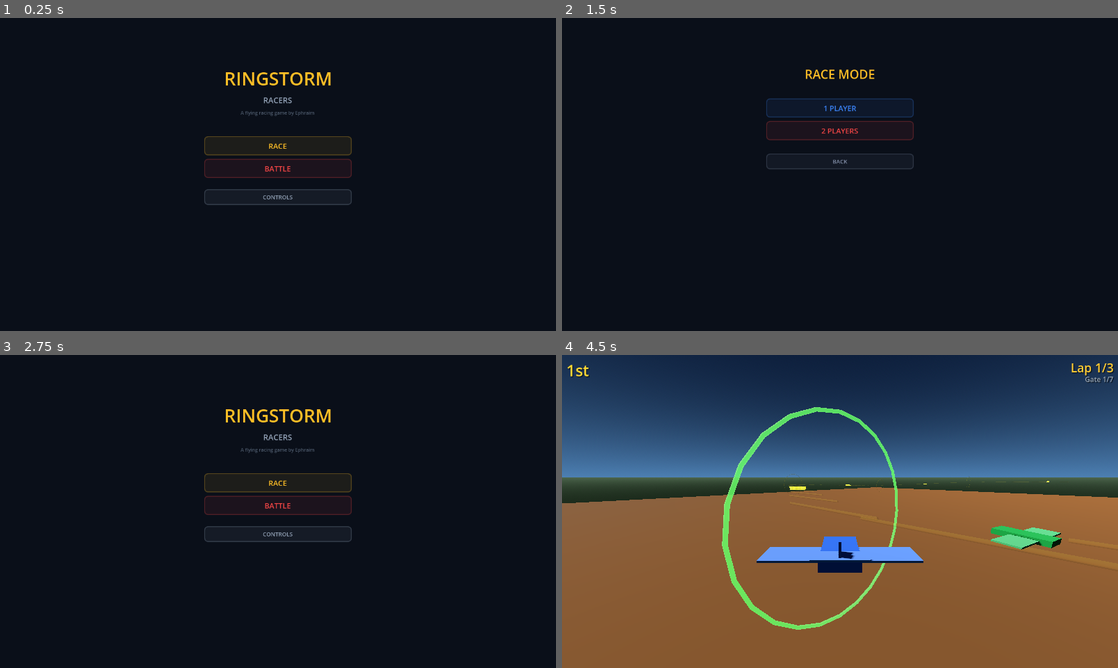
Above: before the commit, frames 1-4 (two rows, left to right).
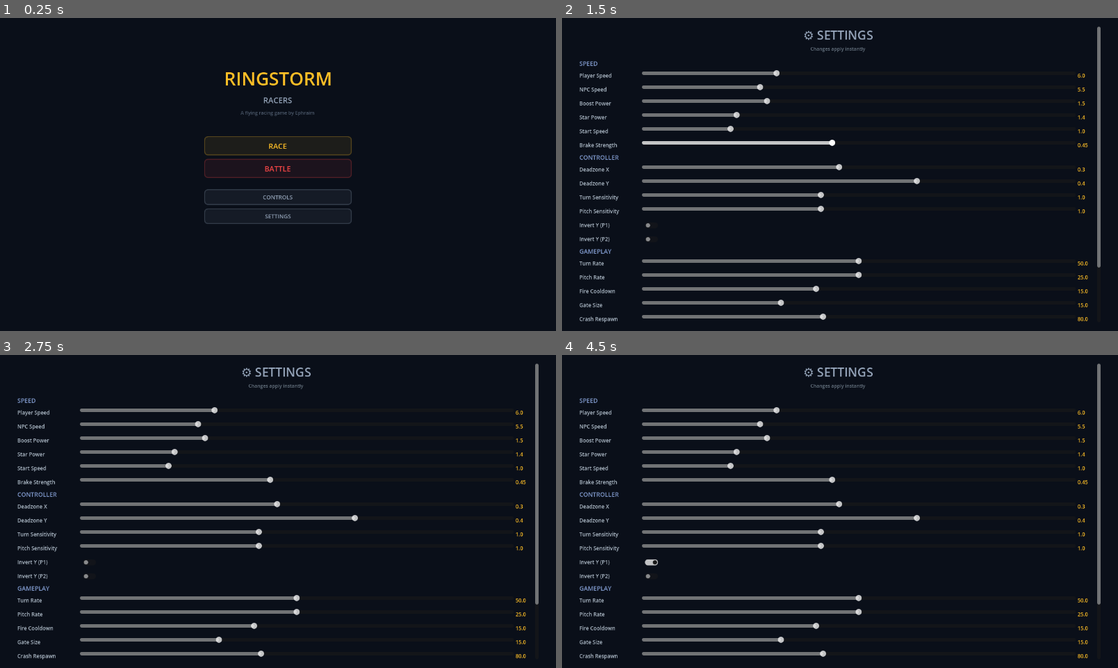
Above: after the commit, the same moments.

Repository: withdoron/ephraim-games
Game: Godot game, scene res://node_3d.tscn
The game is run twice, just before and just after one commit, with the same random seed, the same clock (stepped at 60 frames per second) and the same inputs.
Inputs (mouse positions are in pixels of both pictures, inside the frame that each line leads up to):
- Up to frame 1 (0.25 s): no input
- Up to frame 2 (1.5 s): click (840, 215) at 0.5 s, where only the run after the commit has a clickable "SETTINGS"; click (840, 146) at 1.25 s, where only the run before the commit has a clickable "RACE"
- Up to frame 3 (2.75 s): click (278, 498) at 2 s, where only the run before the commit has a clickable "BACK"
- Up to frame 4 (4.5 s): click (650, 561) at 2.77 s; click (840, 505) at 3.5 s, where only the run before the commit has a clickable "BATTLE"; click (840, 445) at 4.25 s, where only the run before the commit has a clickable "1 PLAYER"

The runs differ from the first frame. In frame 1, 0.2% of the frame differs, in the area x 36-64%, y 60-66%; in frame 2, 8.0%; in frame 3, 8.4%; in frame 4, 100%, in the area x 0-100%, y 0-100%.

Commit message:
RINGSTORM-GODOT: in-game settings with sliders for speed, controls, gameplay
Settings screen accessible from main menu (SETTINGS button). Shows
scrollable panel with labeled sliders organized in 4 sections:

SPEED: Player speed, NPC speed, boost/star multipliers, start speed,
brake strength. All affect gameplay immediately.

CONTROLLER: Deadzone X/Y, stick/pitch sensitivity, invert Y toggles
for P1 and P2. Helps tune controller feel per-player.

GAMEPLAY: Turn rate, pitch rate, fire cooldown, gate size, crash
respawn time. Core racing parameters.

AUDIO: Master volume slider controlling the audio bus.

Reset to Default button restores all values. Player and NPC scripts
now read max_speed from Settings every frame so changes apply
instantly mid-race. Race course reads gate_size from Settings.

Co-Authored-By: Claude Opus 4.6 (1M context) <noreply@anthropic.com>

Diff:
--- a/ringstorm/new-game-project/scripts/menu_ui.gd
+++ b/ringstorm/new-game-project/scripts/menu_ui.gd
@@ -51,6 +51,7 @@
 	_add_btn(vbox, "BATTLE", Color(0.94, 0.27, 0.27), func(): _show_player_select("battle"))
 	_add_spacer(vbox, 10)
 	_add_btn(vbox, "CONTROLS", Color(0.58, 0.64, 0.72), func(): _show_controls(), true)
+	_add_btn(vbox, "SETTINGS", Color(0.58, 0.64, 0.72), func(): _show_settings(), true)
 
 func _show_player_select(mode: String):
 	_clear()
@@ -144,6 +145,123 @@
 	visible = true
 	bg.color.a = 1.0
 	_show_main_menu()
+
+# --- Settings screen ---
+
+func _show_settings():
+	_clear()
+	current_screen = "settings"
+	# Use a ScrollContainer so sliders don't overflow
+	var scroll = ScrollContainer.new()
+	scroll.set_anchors_preset(Control.PRESET_FULL_RECT)
+	scroll.offset_left = 40; scroll.offset_right = -40
+	scroll.offset_top = 20; scroll.offset_bottom = -20
+	container.add_child(scroll)
+	var vbox = VBoxContainer.new()
+	vbox.custom_minimum_size = Vector2(400, 0)
+	vbox.size_flags_horizontal = Control.SIZE_EXPAND_FILL
+	vbox.add_theme_constant_override("separation", 4)
+	scroll.add_child(vbox)
+
+	_add_title(vbox, "⚙️ SETTINGS", 28, Color(0.58, 0.64, 0.72))
+	_add_title(vbox, "Changes apply instantly", 11, Color(0.4, 0.45, 0.5))
+	_add_spacer(vbox, 8)
+
+	_add_section_header(vbox, "SPEED")
+	_add_slider(vbox, "Player Speed", Settings.player_speed, 2.0, 15.0, 0.5, func(v): Settings.player_speed = v)
+	_add_slider(vbox, "NPC Speed", Settings.npc_speed, 2.0, 15.0, 0.5, func(v): Settings.npc_speed = v)
+	_add_slider(vbox, "Boost Power", Settings.boost_multiplier, 1.1, 2.5, 0.1, func(v): Settings.boost_multiplier = v)
+	_add_slider(vbox, "Star Power", Settings.star_multiplier, 1.1, 2.5, 0.1, func(v): Settings.star_multiplier = v)
+	_add_slider(vbox, "Start Speed", Settings.start_speed, 0.0, 5.0, 0.5, func(v): Settings.start_speed = v)
+	_add_slider(vbox, "Brake Strength", Settings.brake_strength, 0.1, 0.9, 0.05, func(v): Settings.brake_strength = v)
+
+	_add_section_header(vbox, "CONTROLLER")
+	_add_slider(vbox, "Deadzone X", Settings.deadzone_x, 0.05, 0.6, 0.05, func(v): Settings.deadzone_x = v)
+	_add_slider(vbox, "Deadzone Y", Settings.deadzone_y, 0.05, 0.6, 0.05, func(v): Settings.deadzone_y = v)
+	_add_slider(vbox, "Turn Sensitivity", Settings.stick_sensitivity, 0.3, 2.0, 0.1, func(v): Settings.stick_sensitivity = v)
+	_add_slider(vbox, "Pitch Sensitivity", Settings.pitch_sensitivity, 0.3, 2.0, 0.1, func(v): Settings.pitch_sensitivity = v)
+	_add_toggle(vbox, "Invert Y (P1)", Settings.invert_y_p1, func(v): Settings.invert_y_p1 = v)
+	_add_toggle(vbox, "Invert Y (P2)", Settings.invert_y_p2, func(v): Settings.invert_y_p2 = v)
+
+	_add_section_header(vbox, "GAMEPLAY")
+	_add_slider(vbox, "Turn Rate", Settings.turn_rate, 20.0, 80.0, 5.0, func(v): Settings.turn_rate = v)
+	_add_slider(vbox, "Pitch Rate", Settings.pitch_rate, 10.0, 40.0, 5.0, func(v): Settings.pitch_rate = v)
+	_add_slider(vbox, "Fire Cooldown", Settings.fire_cooldown, 5.0, 30.0, 1.0, func(v): Settings.fire_cooldown = v)
+	_add_slider(vbox, "Gate Size", Settings.gate_size, 8.0, 30.0, 1.0, func(v): Settings.gate_size = v)
+	_add_slider(vbox, "Crash Respawn", Settings.crash_respawn_time, 30.0, 150.0, 10.0, func(v): Settings.crash_respawn_time = v)
+
+	_add_section_header(vbox, "AUDIO")
+	_add_slider(vbox, "Volume", Settings.master_volume, 0.0, 1.0, 0.05, func(v):
+		Settings.master_volume = v
+		AudioServer.set_bus_volume_db(0, linear_to_db(max(v, 0.001)))
+	)
+
+	_add_spacer(vbox, 10)
+	_add_btn(vbox, "RESET TO DEFAULT", Color(0.6, 0.6, 0.6), func(): _reset_settings(), true)
+	_add_btn(vbox, "BACK", Color(0.5, 0.55, 0.65), func(): _show_main_menu(), true)
+
+func _add_section_header(parent: Control, text: String):
+	var label = Label.new()
+	label.text = text
+	label.add_theme_font_size_override("font_size", 14)
+	label.add_theme_color_override("font_color", Color(0.5, 0.6, 0.8))
+	label.horizontal_alignment = HORIZONTAL_ALIGNMENT_LEFT
+	parent.add_child(label)
+
+func _add_slider(parent: Control, label_text: String, current_value: float, min_val: float, max_val: float, step_val: float, on_change: Callable):
+	var row = HBoxContainer.new()
+	row.custom_minimum_size = Vector2(0, 28)
+	var label = Label.new()
+	label.text = label_text
+	label.custom_minimum_size = Vector2(140, 0)
+	label.add_theme_font_size_override("font_size", 12)
+	label.add_theme_color_override("font_color", Color(0.7, 0.75, 0.8))
+	row.add_child(label)
+	var slider = HSlider.new()
+	slider.min_value = min_val; slider.max_value = max_val; slider.step = step_val
+	slider.value = current_value
+	slider.size_flags_horizontal = Control.SIZE_EXPAND_FILL
+	slider.custom_minimum_size = Vector2(140, 0)
+	row.add_child(slider)
+	var val_label = Label.new()
+	val_label.text = str(snapped(current_value, step_val))
+	val_label.custom_minimum_size = Vector2(45, 0)
+	val_label.add_theme_font_size_override("font_size", 12)
+	val_label.add_theme_color_override("font_color", Color(1.0, 0.75, 0.15))
+	row.add_child(val_label)
+	slider.value_changed.connect(func(v):
+		on_change.call(v)
+		val_label.text = str(snapped(v, step_val))
+	)
+	parent.add_child(row)
+
+func _add_toggle(parent: Control, label_text: String, current_value: bool, on_change: Callable):
+	var row = HBoxContainer.new()
+	row.custom_minimum_size = Vector2(0, 28)
+	var label = Label.new()
+	label.text = label_text
+	label.custom_minimum_size = Vector2(140, 0)
+	label.add_theme_font_size_override("font_size", 12)
+	label.add_theme_color_override("font_color", Color(0.7, 0.75, 0.8))
+	row.add_child(label)
+	var toggle = CheckButton.new()
+	toggle.button_pressed = current_value
+	toggle.toggled.connect(func(v): on_change.call(v))
+	row.add_child(toggle)
+	parent.add_child(row)
+
+func _reset_settings():
+	Settings.player_speed = 6.0; Settings.npc_speed = 5.5
+	Settings.boost_multiplier = 1.5; Settings.star_multiplier = 1.4
+	Settings.start_speed = 1.0; Settings.brake_strength = 0.5
+	Settings.deadzone_x = 0.3; Settings.deadzone_y = 0.4
+	Settings.stick_sensitivity = 1.0; Settings.pitch_sensitivity = 1.0
+	Settings.invert_y_p1 = false; Settings.invert_y_p2 = false
+	Settings.turn_rate = 50.0; Settings.pitch_rate = 25.0
+	Settings.fire_cooldown = 15.0; Settings.gate_size = 15.0
+	Settings.crash_respawn_time = 80.0; Settings.master_volume = 1.0
+	AudioServer.set_bus_volume_db(0, 0.0)
+	_show_settings()
 
 # --- UI helpers ---
 
--- a/ringstorm/new-game-project/scripts/npc_plane.gd
+++ b/ringstorm/new-game-project/scripts/npc_plane.gd
@@ -99,6 +99,7 @@
 
 # Ported from Ringstorm.jsx updateNPC() lines 917-998
 func _physics_process(delta):
+	max_speed = Settings.npc_speed + (skill_level - 0.7) * 3.0  # Live update from settings
 	if race_finished:
 		return
 	if is_crashed:
--- a/ringstorm/new-game-project/scripts/player_plane.gd
+++ b/ringstorm/new-game-project/scripts/player_plane.gd
@@ -83,6 +83,7 @@
 		return
 
 	var S = Settings
+	max_speed = S.player_speed  # Live update from settings
 
 	# --- INPUT --- ported from updatePlayer lines 1014-1035
 	var turn_input = 0.0
--- a/ringstorm/new-game-project/scripts/race_course.gd
+++ b/ringstorm/new-game-project/scripts/race_course.gd
@@ -3,7 +3,7 @@
 # Gate positions, path ribbon, per-course height overrides
 
 @export var course_index: int = 0  # 0=Canyon, 1=Islands, 2=Mountain, 3=Ocean, 4=Volcano, 5=Ice, 6=Space
-@export var gate_size: float = 15.0
+var gate_size: float = 15.0
 
 var gates: Array = []  # Array of Vector3 gate positions
 var gate_meshes: Array = []
@@ -11,6 +11,7 @@
 
 func _ready():
 	num_gates = Settings.num_gates
+	gate_size = Settings.gate_size
 	generate_course()
 	create_gate_visuals()
 	create_path_ribbon()
--- a/ringstorm/new-game-project/scripts/settings.gd
+++ b/ringstorm/new-game-project/scripts/settings.gd
@@ -26,6 +26,10 @@
 var cube_respawn_race: float = 300.0
 var cube_respawn_battle: float = 180.0
 var crash_respawn_time: float = 80.0
+var gate_size: float = 15.0
+
+# Audio
+var master_volume: float = 1.0
 
 # Race
 var num_gates: int = 7
